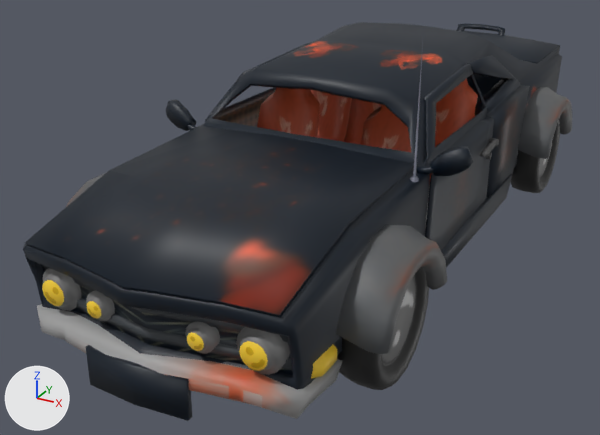
The FBX model RPG/Assets/Models/Carro2.fbx: old version first, new version second.
Rendered twice from a 50 mm lens placed at (2.63, -5.56, 2.9), pointed at (-0.27, -0.28, 0.26). The lights are fixed; the arrows at lower left show +X, +Y and +Z. Where no turn or scale is listed for an object, it has been applied to the vertices. Vertices at the same position are counted once.
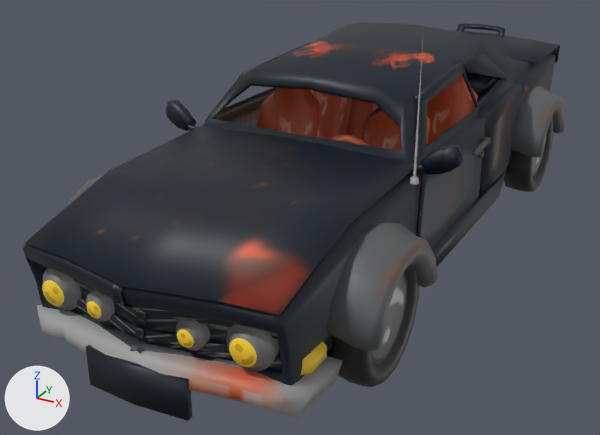
Where the newer file only moved an object's origin or applied its transform, the numbers keep the older frame.

Pixel boxes (x1, y1, x2, y2) of what changed, in the pictures (600 x 435 px; the box of a moved part takes in the faces that stretch with it):
'carro.006', reshaped
    before: (23, 22, 562, 390)
    after: (23, 22, 556, 385)
'Cylinder.002', mesh rescaled
    before: (66, 87, 572, 354)
    after: (66, 86, 566, 351)
'carro.001', mesh rescaled
    before: (198, 45, 499, 251)
    after: (198, 45, 491, 249)
'Cylinder.007', mesh rescaled
    before: (337, 121, 560, 390)
    after: (327, 119, 554, 387)
'Cylinder.003', reshaped
    before: (42, 268, 290, 375)
    after: (42, 268, 279, 371)
'carro.002', mesh rescaled
    before: (305, 42, 530, 197)
    after: (305, 42, 522, 196)
'Cube.002', mesh rescaled
    before: (311, 344, 337, 379)
    after: (300, 341, 327, 375)
'Torus', added
    after: (330, 135, 369, 146)
part 1 of me_cube_016, moved or reshaped
    before: (467, 62, 530, 197)
    after: (462, 59, 522, 196)
part 2 of me_cylinder_001, moved or reshaped
    before: (336, 87, 572, 354)
    after: (325, 86, 566, 351)
part 3 of me_cube_013, moved or reshaped
    before: (423, 64, 499, 251)
    after: (415, 63, 491, 249)
part 4 of me_cube_018, moved or reshaped
    before: (441, 174, 512, 268)
    after: (432, 173, 505, 266)
part 5 of me_cube_018, added (black)
    after: (133, 306, 282, 371)
part 6 of me_cube_018, moved or reshaped
    before: (121, 46, 562, 390)
    after: (112, 47, 556, 385)
part 7 of me_cube_018, recoloured
    both: (74, 280, 146, 339)
part 9 of me_cylinder_005, moved or reshaped
    before: (185, 321, 220, 354)
    after: (176, 318, 210, 351)
part 10 of me_cylinder_005, moved or reshaped
    before: (236, 327, 290, 375)
    after: (226, 324, 279, 371)

Patch to the scene script:
```diff
--- a/RPG/Assets/Models/Carro2.fbx.py
+++ b/RPG/Assets/Models/Carro2.fbx.py
@@ me_cube_013 @@
 me_cube_013.from_pydata(...)  # 338 vertices, 332 faces; spans x -1.0..1.0, y -0.9..0.48, z -0.56..0.52
+# me_cube_013 part 3: the whole mesh is scaled about its middle by (0.966, 1, 1), then moved by (-0.03, 0.0, 0.0)
 me_cube_013.materials.append(mat_carro2)
@@ me_cube_009 @@
 me_cube_009.from_pydata(...)  # 16 vertices, 10 faces; spans x -0.95..0.95, y -0.13..0.13, z -0.05..0.05
+# me_cube_009 part 8: the whole mesh is scaled about its middle by (0.966, 1, 1), then moved by (-0.03, 0.0, 0.0)
 me_cube_009.materials.append(mat_carro2)
@@ me_cube_018 @@
-me_cube_018.from_pydata(...)  # 1137 vertices, 1234 faces; spans x -0.96..0.96, y -2.79..3.09, z -0.57..0.8
+me_cube_018.from_pydata(...)  # 1242 vertices, 1234 faces; spans x -0.96..0.9, y -2.79..3.09, z -0.57..0.8
+# me_cube_018 part 4: the loose piece of 8 vertices spanning x 0.83..0.96, y -1.21..1.17, z -0.57..-0.38 is moved by (-0.06, 0.0, 0.0)
+# me_cube_018 part 5: a new loose piece of 20 vertices spanning x -0.06..0.83, y -2.64..-2.47, z -0.38..0.06, in mat_carro2 (picture img_carro2_png)
+# me_cube_018 part 6: 307 vertices moved from x 0.35..0.94, y -2.66..3.01, z -0.57..0.78 to x 0.29..0.88, y -2.66..3.01, z -0.57..0.78; 199 vertices removed from x 0.01..0.93, y -2.74..3.09, z -0.57..0.8; 284 vertices added at x -0.07..0.87, y -2.79..3.09, z -0.57..0.8
+# me_cube_018 part 7: 8 faces spanning x -0.9..0.0, y -2.64..-2.47, z -0.27..-0.04 switch from mat_cinza (black #393e43) to mat_carro2 (picture img_carro2_png)
@@ me_cube_016 @@
 me_cube_016.from_pydata(...)  # 84 vertices, 80 faces; spans x -0.95..0.95, y -0.38..0.61, z -0.65..0.46
+# me_cube_016 part 1: the whole mesh is scaled about its middle by (0.962, 1, 1), then moved by (-0.03, 0.0, 0.0)
 me_cube_016.materials.append(mat_carro2)
@@ me_cylinder_001 @@
 me_cylinder_001.from_pydata(...)  # 288 vertices, 248 faces; spans x -1.2..1.2, y -0.51..4.01, z -0.24..0.26
+# me_cylinder_001 part 2: the whole mesh is scaled about its middle by (0.971, 1, 1), then moved by (-0.03, 0.0, 0.0)
 me_cylinder_001.materials.append(mat_carro2)
@@ me_cylinder_009 @@
 me_cylinder_009.from_pydata(...)  # 712 vertices, 768 faces; spans x -1.11..1.11, y -0.43..3.93, z -0.43..0.43
+# me_cylinder_009 part 11: the whole mesh is scaled about its middle by (0.97, 1, 1), then moved by (-0.03, 0.0, 0.0)
 me_cylinder_009.materials.append(mat_carro2)
@@ me_cylinder_005 @@
 me_cylinder_005.from_pydata(...)  # 324 vertices, 320 faces; spans x -0.82..0.82, y -0.09..0.19, z -0.14..0.14
+# me_cylinder_005 part 9: the loose piece of 81 vertices spanning x 0.25..0.43, y -0.09..0.07, z -0.09..0.09 is moved by (-0.06, 0.0, 0.0)
+# me_cylinder_005 part 10: the loose piece of 81 vertices spanning x 0.54..0.82, y -0.06..0.19, z -0.14..0.14 is moved by (-0.06, 0.0, 0.0)
 me_cylinder_005.materials.append(mat_carro2)
@@ ob_torus @@
+ob_torus = bpy.data.objects.new('Torus', me_torus)  # 120 vertices, 105 faces; spans x 0.164..0.578, y -0.925..-0.654, z 0.791..1.191; in mat_carro2 (picture img_carro2_png)
+ob_torus.location = (0.0, 0.0, 0.0)
```
